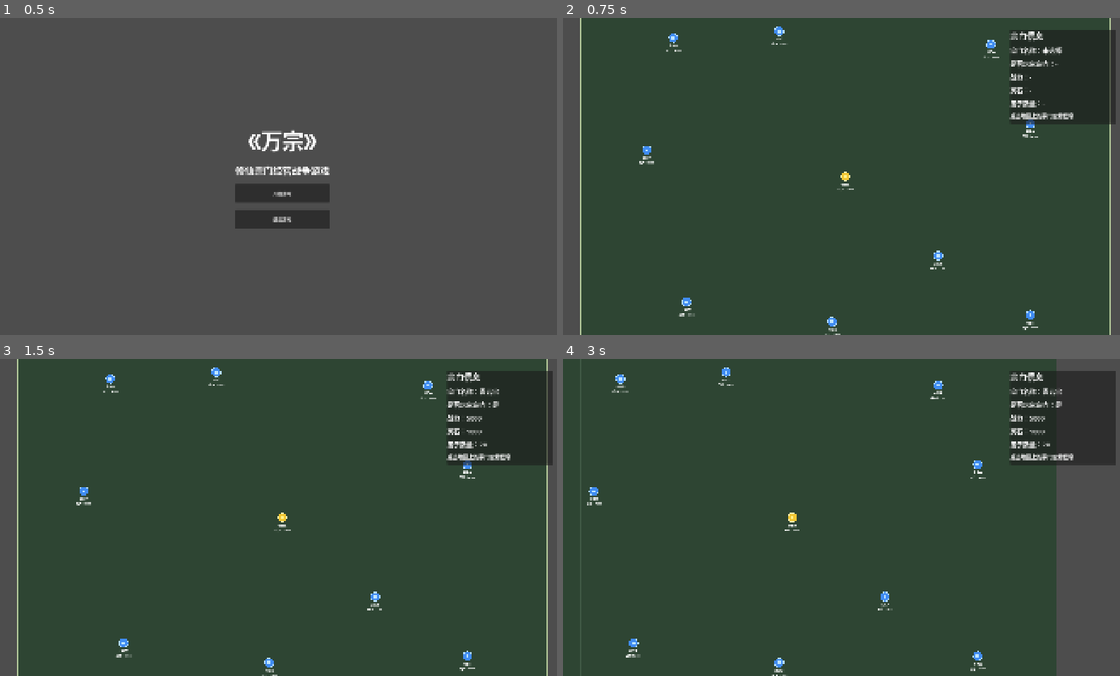
Above: before the commit, frames 1-4 (two rows, left to right).
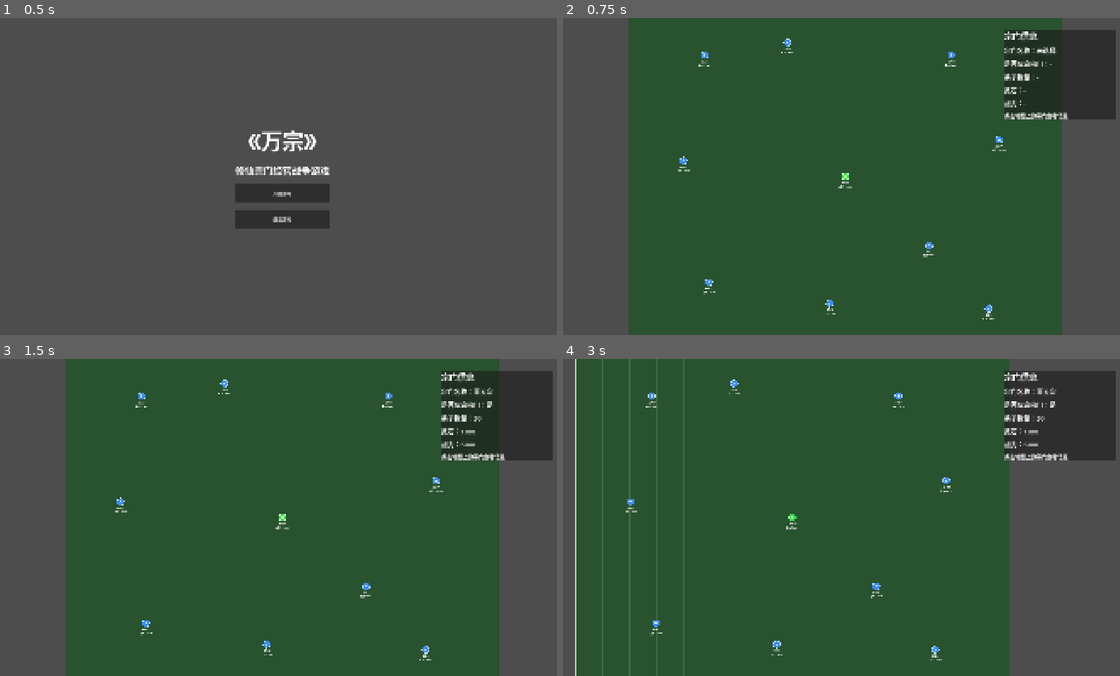
Above: after the commit, the same moments.

Repository: martinekading-ctrl/wanzong
Game: Godot game, scene res://scenes/main/Main.tscn
Same seed, same stepped clock (60 frames per second), same inputs: the game is played once before the commit and once after it.
Inputs (mouse positions are in pixels of both pictures, inside the frame that each line leads up to):
- Up to frame 1 (0.5 s): no input
- Up to frame 2 (0.75 s): click "开始游戏" at 0.5 s
- Up to frame 3 (1.5 s): tap Enter at 1.25 s; drag from (284, 517) to (111, 378) at 1.27 s
- Up to frame 4 (3 s): tap Space at 2 s; drag from (674, 378) to (847, 517) at 2.02 s; tap Enter at 2.75 s; move the mouse to (780, 371) at 2.77 s; hold Right (ui_right) from 2.78 s (still down); click (780, 371) at 2.92 s

Frame 1 is identical in both runs. In frame 2, 17% of the frame differs, in the area x 3-100%, y 0-100%; in frame 3, 17%; in frame 4, 12%.

Commit message:
Task-0001 world map prototype

Diff:
--- a/scenes/world/WorldMap.tscn
+++ b/scenes/world/World.tscn
@@ -1,23 +1,23 @@
 [gd_scene load_steps=3 format=3]
 
-[ext_resource type="Script" path="res://scripts/world/WorldMap.gd" id="1_world_map"]
+[ext_resource type="Script" path="res://scripts/world/World.gd" id="1_world"]
 [ext_resource type="Script" path="res://scripts/world/WorldCamera.gd" id="2_world_camera"]
 
-[node name="WorldMap" type="Node2D"]
-script = ExtResource("1_world_map")
+[node name="World" type="Node2D"]
+script = ExtResource("1_world")
 
 [node name="WorldCamera" type="Camera2D" parent="."]
-position = Vector2(2000, 2000)
+position = Vector2(2048, 2048)
 enabled = true
 script = ExtResource("2_world_camera")
 
 [node name="UILayer" type="CanvasLayer" parent="."]
 
 [node name="InfoPanel" type="PanelContainer" parent="UILayer"]
-offset_left = 1520.0
+offset_left = 1500.0
 offset_top = 40.0
 offset_right = 1880.0
-offset_bottom = 360.0
+offset_bottom = 340.0
 
 [node name="InfoBox" type="VBoxContainer" parent="UILayer/InfoPanel"]
 layout_mode = 2
@@ -38,20 +38,20 @@
 theme_override_font_sizes/font_size = 22
 text = "是否玩家宗门：-"
 
-[node name="PowerLabel" type="Label" parent="UILayer/InfoPanel/InfoBox"]
+[node name="DiscipleCountLabel" type="Label" parent="UILayer/InfoPanel/InfoBox"]
 layout_mode = 2
 theme_override_font_sizes/font_size = 22
-text = "战力：-"
+text = "弟子数量：-"
 
 [node name="SpiritStoneLabel" type="Label" parent="UILayer/InfoPanel/InfoBox"]
 layout_mode = 2
 theme_override_font_sizes/font_size = 22
 text = "灵石：-"
 
-[node name="DiscipleCountLabel" type="Label" parent="UILayer/InfoPanel/InfoBox"]
+[node name="PowerLabel" type="Label" parent="UILayer/InfoPanel/InfoBox"]
 layout_mode = 2
 theme_override_font_sizes/font_size = 22
-text = "弟子数量：-"
+text = "战力：-"
 
 [node name="TipLabel" type="Label" parent="UILayer/InfoPanel/InfoBox"]
 layout_mode = 2
--- a/scripts/managers/SceneManager.gd
+++ b/scripts/managers/SceneManager.gd
@@ -6,8 +6,8 @@
 # 宗门主界面场景路径。
 const SECT_MAIN_SCENE: String = "res://scenes/sect/SectMain.tscn"
 
-# 俯视大地图场景路径。
-const WORLD_MAP_SCENE: String = "res://scenes/world/WorldMap.tscn"
+# 世界地图场景路径。
+const WORLD_SCENE: String = "res://scenes/world/World.tscn"
 
 # 游戏常驻根节点 Main。
 var main_root: Node = null
@@ -34,7 +34,7 @@
 
 # 切换到俯视大地图。
 func go_to_world_map() -> void:
-	_change_page(WORLD_MAP_SCENE)
+	_change_page(WORLD_SCENE)
 
 
 # 退出游戏。
--- a/scripts/world/SectNode.gd
+++ b/scripts/world/SectNode.gd
@@ -24,17 +24,17 @@
 	queue_redraw()
 
 
-# 绘制宗门据点图标，玩家宗门使用金色，AI 宗门使用蓝色。
+# 绘制宗门据点图标，玩家宗门使用绿色，AI 宗门使用蓝色。
 func _draw() -> void:
 	var is_player: bool = bool(sect_data.get("is_player", false))
-	var fill_color: Color = Color(0.95, 0.78, 0.20) if is_player else Color(0.25, 0.55, 0.95)
-	var border_color: Color = Color(1.0, 0.95, 0.70) if is_player else Color(0.70, 0.86, 1.0)
+	var fill_color: Color = Color(0.20, 0.85, 0.35) if is_player else Color(0.25, 0.55, 0.95)
+	var border_color: Color = Color(0.75, 1.0, 0.78) if is_player else Color(0.70, 0.86, 1.0)
 
 	draw_circle(Vector2.ZERO, NODE_RADIUS, fill_color)
 	draw_arc(Vector2.ZERO, NODE_RADIUS, 0.0, TAU, 48, border_color, 4.0)
 
 	if is_player:
-		draw_circle(Vector2.ZERO, 12.0, Color(1.0, 0.95, 0.55))
+		draw_circle(Vector2.ZERO, 12.0, Color(0.78, 1.0, 0.55))
 	else:
 		draw_rect(Rect2(Vector2(-10, -10), Vector2(20, 20)), Color(0.75, 0.90, 1.0), true)
 
--- /dev/null
+++ b/scripts/world/World.gd
@@ -0,0 +1,83 @@
+extends Node2D
+
+# 宗门节点脚本，用来生成地图上的宗门据点。
+const SectNodeScript := preload("res://scripts/world/SectNode.gd")
+
+# 世界地图尺寸。
+const MAP_SIZE: Vector2 = Vector2(4096, 4096)
+
+# 简单网格间距。
+const GRID_SIZE: float = 256.0
+
+# 第一版固定宗门数据，先不做随机世界。
+const SECT_LIST: Array[Dictionary] = [
+	{"name": "青云宗", "is_player": true, "position": Vector2(2048, 2048), "disciple_count": 20, "spirit_stone": 1000, "power": 5000},
+	{"name": "玄天宗", "is_player": false, "position": Vector2(720, 900), "disciple_count": 16, "spirit_stone": 800, "power": 4200},
+	{"name": "万剑宗", "is_player": false, "position": Vector2(1500, 780), "disciple_count": 28, "spirit_stone": 1300, "power": 6800},
+	{"name": "赤阳宗", "is_player": false, "position": Vector2(3050, 900), "disciple_count": 24, "spirit_stone": 960, "power": 5900},
+	{"name": "寒月宗", "is_player": false, "position": Vector2(3500, 1700), "disciple_count": 18, "spirit_stone": 740, "power": 4700},
+	{"name": "天机宗", "is_player": false, "position": Vector2(2840, 2700), "disciple_count": 30, "spirit_stone": 1500, "power": 7300},
+	{"name": "魔罗宗", "is_player": false, "position": Vector2(3400, 3300), "disciple_count": 36, "spirit_stone": 2100, "power": 8800},
+	{"name": "灵兽宗", "is_player": false, "position": Vector2(1900, 3250), "disciple_count": 22, "spirit_stone": 900, "power": 5200},
+	{"name": "丹霞宗", "is_player": false, "position": Vector2(760, 3050), "disciple_count": 14, "spirit_stone": 620, "power": 3900},
+	{"name": "归墟宗", "is_player": false, "position": Vector2(520, 1900), "disciple_count": 32, "spirit_stone": 1700, "power": 7600},
+]
+
+# 世界镜头。
+@onready var world_camera: Camera2D = $WorldCamera
+
+# 右侧信息面板。
+@onready var name_label: Label = $UILayer/InfoPanel/InfoBox/NameLabel
+@onready var owner_label: Label = $UILayer/InfoPanel/InfoBox/OwnerLabel
+@onready var disciple_count_label: Label = $UILayer/InfoPanel/InfoBox/DiscipleCountLabel
+@onready var spirit_stone_label: Label = $UILayer/InfoPanel/InfoBox/SpiritStoneLabel
+@onready var power_label: Label = $UILayer/InfoPanel/InfoBox/PowerLabel
+
+
+# 地图启动时，设置镜头范围，并生成 10 个宗门。
+func _ready() -> void:
+	world_camera.map_size = MAP_SIZE
+	world_camera.make_current()
+	_create_sect_nodes()
+	_show_empty_panel()
+	queue_redraw()
+
+
+# 绘制绿色地图底色、网格和边界。
+func _draw() -> void:
+	draw_rect(Rect2(Vector2.ZERO, MAP_SIZE), Color(0.16, 0.32, 0.18), true)
+
+	for x in range(0, int(MAP_SIZE.x) + 1, int(GRID_SIZE)):
+		draw_line(Vector2(x, 0), Vector2(x, MAP_SIZE.y), Color(0.25, 0.42, 0.25), 2.0)
+
+	for y in range(0, int(MAP_SIZE.y) + 1, int(GRID_SIZE)):
+		draw_line(Vector2(0, y), Vector2(MAP_SIZE.x, y), Color(0.25, 0.42, 0.25), 2.0)
+
+	draw_rect(Rect2(Vector2.ZERO, MAP_SIZE), Color(0.72, 0.86, 0.62), false, 6.0)
+
+
+# 创建地图上的宗门据点。
+func _create_sect_nodes() -> void:
+	for sect_data in SECT_LIST:
+		var sect_node: SectNode = SectNodeScript.new()
+		sect_node.setup(sect_data)
+		sect_node.selected.connect(_on_sect_selected)
+		add_child(sect_node)
+
+
+# 未选择宗门时，信息面板显示空状态。
+func _show_empty_panel() -> void:
+	name_label.text = "宗门名称：未选择"
+	owner_label.text = "是否玩家宗门：-"
+	disciple_count_label.text = "弟子数量：-"
+	spirit_stone_label.text = "灵石：-"
+	power_label.text = "战力：-"
+
+
+# 点击宗门后，右侧显示宗门信息。
+func _on_sect_selected(sect_data: Dictionary) -> void:
+	name_label.text = "宗门名称：" + str(sect_data["name"])
+	owner_label.text = "是否玩家宗门：" + ("是" if bool(sect_data["is_player"]) else "否")
+	disciple_count_label.text = "弟子数量：" + str(sect_data["disciple_count"])
+	spirit_stone_label.text = "灵石：" + str(sect_data["spirit_stone"])
+	power_label.text = "战力：" + str(sect_data["power"])
--- a/scripts/world/WorldCamera.gd
+++ b/scripts/world/WorldCamera.gd
@@ -1,13 +1,13 @@
 extends Camera2D
 
-# 地图尺寸，由 WorldMap 设置。
-var map_size: Vector2 = Vector2(4000, 4000)
+# 地图尺寸，由 World 设置。
+var map_size: Vector2 = Vector2(4096, 4096)
 
 # 镜头移动速度。
 var move_speed: float = 900.0
 
 # 镜头最小缩放，数值越小视野越大。
-var min_zoom: float = 0.35
+var min_zoom: float = 0.32
 
 # 镜头最大缩放，数值越大视野越近。
 var max_zoom: float = 1.8
@@ -16,7 +16,7 @@
 var zoom_step: float = 0.12
 
 # 初始缩放，进入地图时先看到完整原型布局。
-var start_zoom: float = 0.45
+var start_zoom: float = 0.36
 
 # 鼠标是否正在拖动镜头。
 var is_dragging: bool = false
@@ -47,14 +47,14 @@
 		_clamp_camera_position()
 
 
-# 处理滚轮缩放和鼠标拖动镜头。
+# 处理滚轮缩放和鼠标中键拖动镜头。
 func _unhandled_input(event: InputEvent) -> void:
 	if event is InputEventMouseButton:
 		if event.button_index == MOUSE_BUTTON_WHEEL_UP and event.pressed:
 			_set_zoom(zoom.x + zoom_step)
 		elif event.button_index == MOUSE_BUTTON_WHEEL_DOWN and event.pressed:
 			_set_zoom(zoom.x - zoom_step)
-		elif event.button_index == MOUSE_BUTTON_MIDDLE or event.button_index == MOUSE_BUTTON_RIGHT:
+		elif event.button_index == MOUSE_BUTTON_MIDDLE:
 			is_dragging = event.pressed
 
 	if event is InputEventMouseMotion and is_dragging:
--- a/scripts/world/WorldMap.gd
+++ /dev/null
@@ -1,82 +0,0 @@
-extends Node2D
-
-# 单个宗门节点脚本资源。
-const SectNodeScript := preload("res://scripts/world/SectNode.gd")
-
-# 世界地图尺寸。
-const MAP_SIZE: Vector2 = Vector2(4000, 4000)
-
-# 网格间距。
-const GRID_SIZE: float = 200.0
-
-# 宗门测试数据，先固定摆放，方便验收。
-const SECT_LIST: Array[Dictionary] = [
-	{"name": "青云宗", "is_player": true, "position": Vector2(2000, 2000), "power": 5000, "spirit_stone": 1000, "disciple_count": 20},
-	{"name": "玄天宗", "is_player": false, "position": Vector2(700, 950), "power": 4200, "spirit_stone": 820, "disciple_count": 16},
-	{"name": "万剑宗", "is_player": false, "position": Vector2(1500, 900), "power": 6800, "spirit_stone": 1300, "disciple_count": 28},
-	{"name": "赤阳宗", "is_player": false, "position": Vector2(3100, 1000), "power": 5900, "spirit_stone": 960, "disciple_count": 24},
-	{"name": "寒月宗", "is_player": false, "position": Vector2(3400, 1600), "power": 4700, "spirit_stone": 740, "disciple_count": 18},
-	{"name": "天机宗", "is_player": false, "position": Vector2(2700, 2600), "power": 7300, "spirit_stone": 1500, "disciple_count": 30},
-	{"name": "魔罗宗", "is_player": false, "position": Vector2(3400, 3050), "power": 8800, "spirit_stone": 2100, "disciple_count": 36},
-	{"name": "灵兽宗", "is_player": false, "position": Vector2(1900, 3100), "power": 5200, "spirit_stone": 900, "disciple_count": 22},
-	{"name": "丹霞宗", "is_player": false, "position": Vector2(800, 2950), "power": 3900, "spirit_stone": 620, "disciple_count": 14},
-	{"name": "归墟宗", "is_player": false, "position": Vector2(500, 1800), "power": 7600, "spirit_stone": 1700, "disciple_count": 32},
-]
-
-# 地图镜头。
-@onready var world_camera: Camera2D = $WorldCamera
-
-# 右侧信息面板文本。
-@onready var name_label: Label = $UILayer/InfoPanel/InfoBox/NameLabel
-@onready var owner_label: Label = $UILayer/InfoPanel/InfoBox/OwnerLabel
-@onready var power_label: Label = $UILayer/InfoPanel/InfoBox/PowerLabel
-@onready var spirit_stone_label: Label = $UILayer/InfoPanel/InfoBox/SpiritStoneLabel
-@onready var disciple_count_label: Label = $UILayer/InfoPanel/InfoBox/DiscipleCountLabel
-
-
-# 地图启动时，配置镜头并生成宗门据点。
-func _ready() -> void:
-	world_camera.map_size = MAP_SIZE
-	_generate_sects()
-	_show_empty_info()
-	queue_redraw()
-
-
-# 绘制简单地图背景和网格。
-func _draw() -> void:
-	draw_rect(Rect2(Vector2.ZERO, MAP_SIZE), Color(0.18, 0.27, 0.20), true)
-
-	for x in range(0, int(MAP_SIZE.x) + 1, int(GRID_SIZE)):
-		draw_line(Vector2(x, 0), Vector2(x, MAP_SIZE.y), Color(0.25, 0.35, 0.27), 2.0)
-
-	for y in range(0, int(MAP_SIZE.y) + 1, int(GRID_SIZE)):
-		draw_line(Vector2(0, y), Vector2(MAP_SIZE.x, y), Color(0.25, 0.35, 0.27), 2.0)
-
-	draw_rect(Rect2(Vector2.ZERO, MAP_SIZE), Color(0.70, 0.78, 0.60), false, 6.0)
-
-
-# 根据测试数据生成地图上的宗门节点。
-func _generate_sects() -> void:
-	for sect_data in SECT_LIST:
-		var sect_node: SectNode = SectNodeScript.new()
-		sect_node.setup(sect_data)
-		sect_node.selected.connect(_on_sect_selected)
-		add_child(sect_node)
-
-
-# 没有选择宗门时，右侧面板显示提示。
-func _show_empty_info() -> void:
-	name_label.text = "宗门名称：未选择"
-	owner_label.text = "是否玩家宗门：-"
-	power_label.text = "战力：-"
-	spirit_stone_label.text = "灵石：-"
-	disciple_count_label.text = "弟子数量：-"
-
-
-# 点击宗门后，刷新右侧信息面板。
-func _on_sect_selected(sect_data: Dictionary) -> void:
-	name_label.text = "宗门名称：" + str(sect_data["name"])
-	owner_label.text = "是否玩家宗门：" + ("是" if sect_data["is_player"] else "否")
-	power_label.text = "战力：" + str(sect_data["power"])
-	spirit_stone_label.text = "灵石：" + str(sect_data["spirit_stone"])
-	disciple_count_label.text = "弟子数量：" + str(sect_data["disciple_count"])
Not shown, removed: scripts/world/WorldMap.gd.uid
